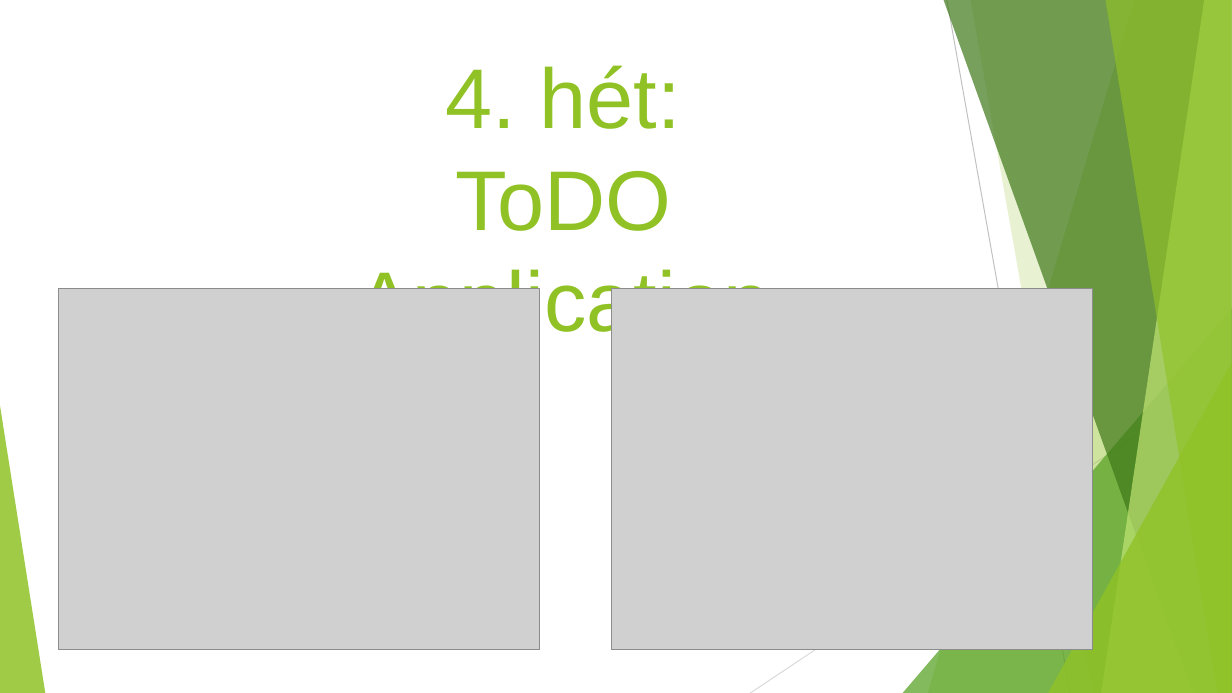
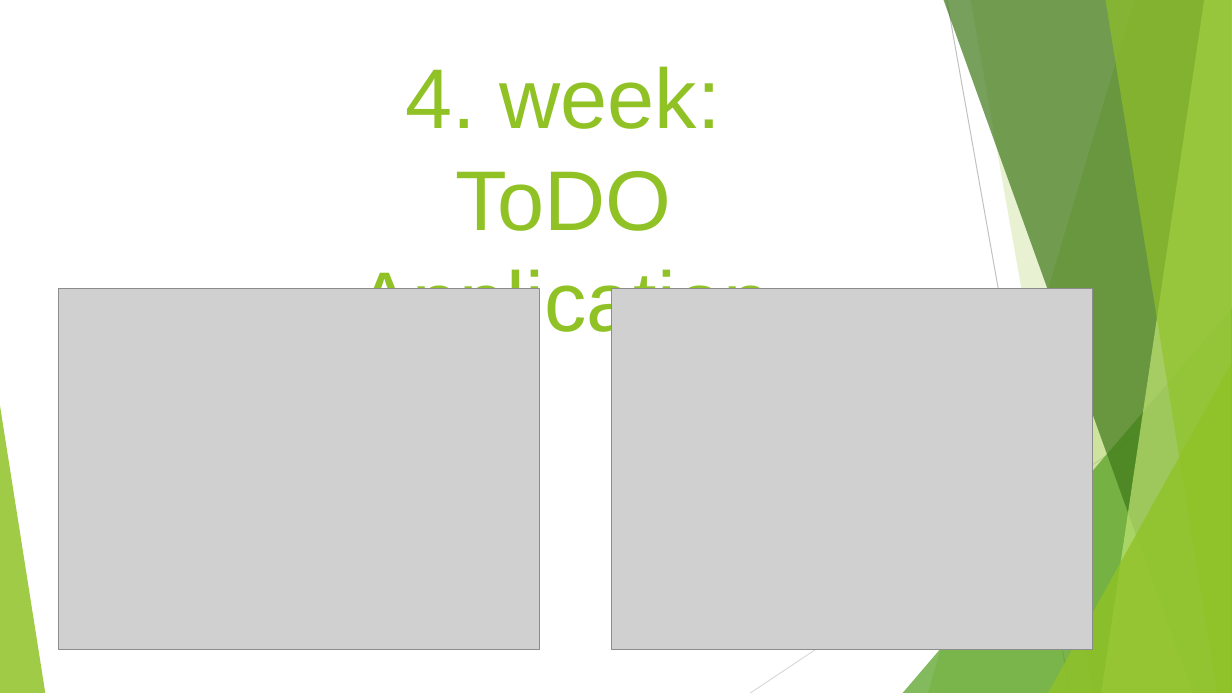
Before and after one commit to green-fox-academy/horgasz5, a slide deck: slide 7 of week-04/day-05/Demo4.pptx. Drawn at 1232x693 pixels with LibreOffice and Linux fonts; fonts in the diff are those of the drawing; grey boxes stand for pictures. Boxes give left, top, right and bottom in pixels: in the first picture for what was removed or moved away, otherwise in the second. Text is boxed around its words. In the diff, an @@ line names an element or a change of style, - is before the commit and + after.

```diff
--- a/week-04/day-05/Demo4.pptx
+++ b/week-04/day-05/Demo4.pptx
@@ title at [356,66,770,347]: text changed @@
-4. hét:
-ToDO Application
+4. week:
+ToDO Application
```
Also in this commit, not shown: 4 other slides changed, 26 other files.
